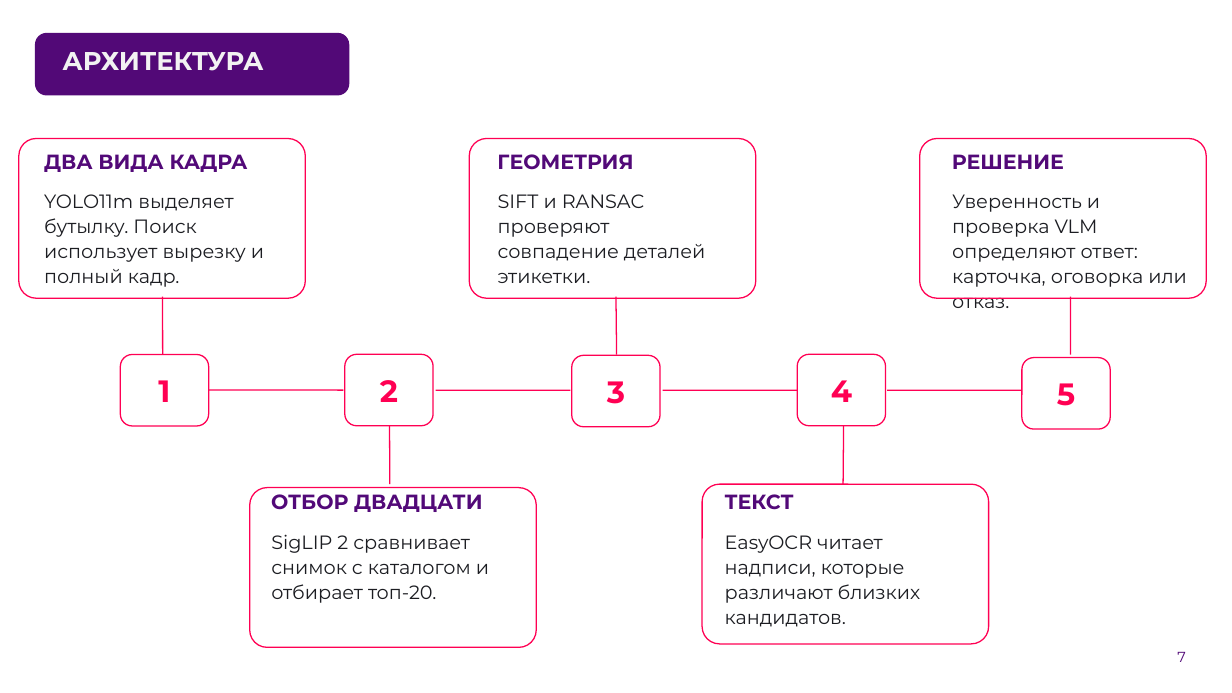
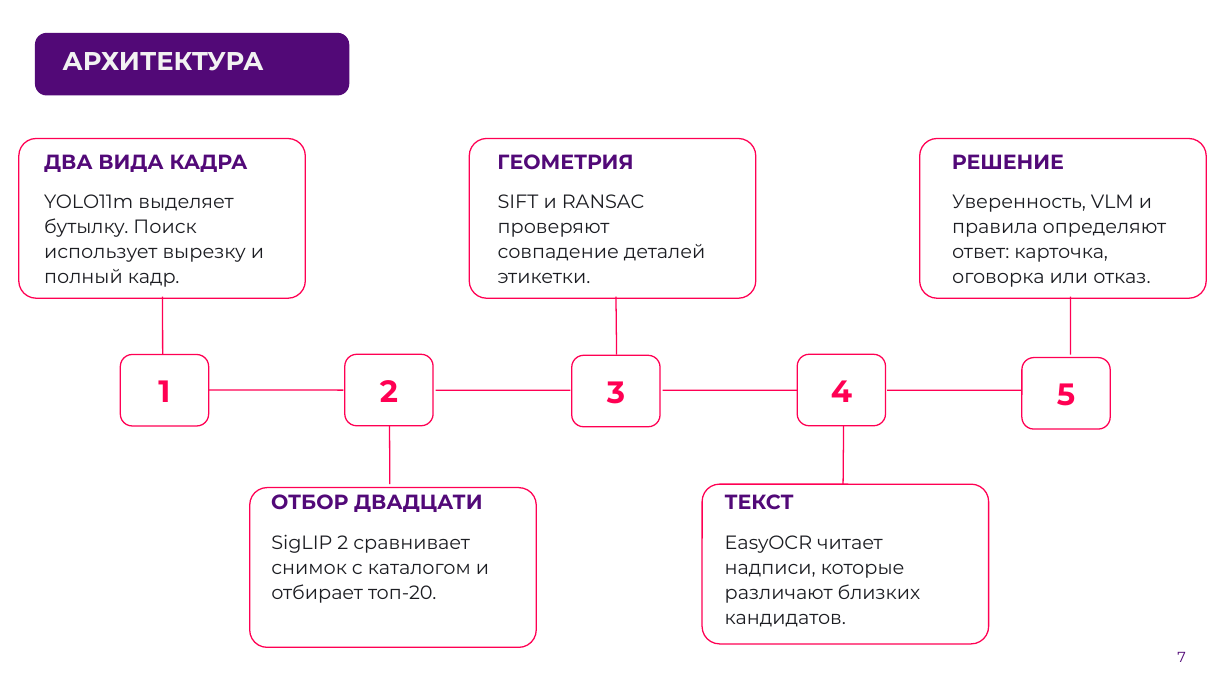
Before and after one commit to AlexGvr/rus_vines, a slide deck: slide 7 of ЛЦТ2026 Сканер российских вин.pptx. Drawn at 1232x693 pixels with LibreOffice and Linux fonts; fonts in the diff are those of the drawing; background and template pictures are left out. Boxes give left, top, right and bottom in pixels: in the first picture for what was removed or moved away, otherwise in the second. Text is boxed around its words. In the diff, an @@ line names an element or a change of style, - is before the commit and + after.

```diff
--- a/ЛЦТ2026 Сканер российских вин.pptx
+++ b/ЛЦТ2026 Сканер российских вин.pptx
@@ text at (952,194,1166,287): text changed @@
-Уверенность и проверка VLM определяют ответ: карточка, оговорка или отказ.
+Уверенность, VLM и правила определяют ответ: карточка, оговорка или отказ.
```
Also in this commit, not shown: 11 other slides changed, 4 other files.
